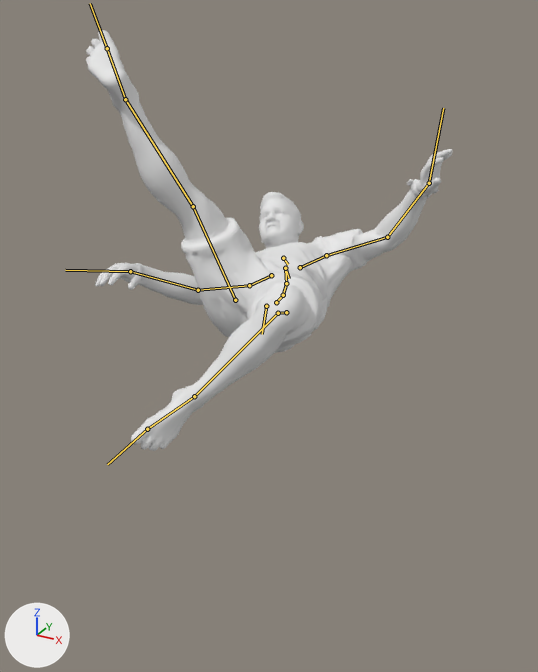
Renders of the glTF model frontend/public/futevolei/assets/models/gustavo-rig.glb from each side of a commit.
The view is the same before and after, from a 50 mm lens placed at (66.5, -119.8, 118.5), pointed at (1.3, -1.4, 59.2). The lights are fixed; the arrows at lower left show +X, +Y and +Z. The older version comes first. Both versions are drawn at frame 20 of the action 'shark'; the numbers are the values there. The bones that bend it are drawn over the model as lines.

Names of what the first picture shows: 'tripo_node_44ef8c69'.
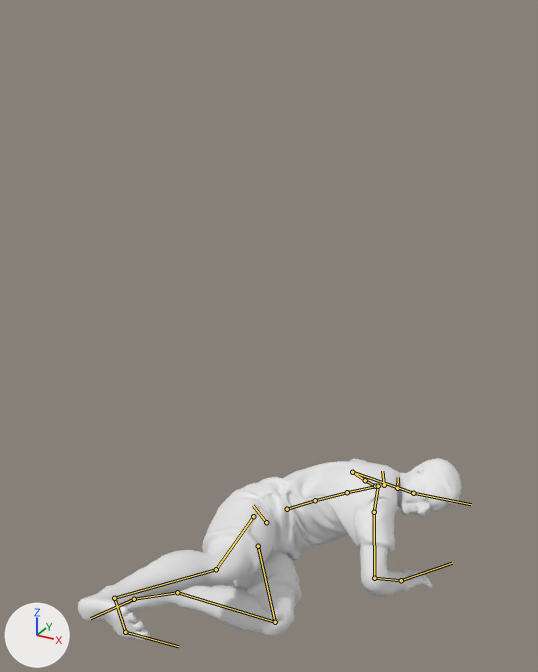
Where the change shows, as pixel boxes [x1, y1, x2, y2] in the pictures (538 x 672 px):
'tripo_node_44ef8c69', posed (56% shorter): before [86, 30, 453, 451]; after [78, 458, 462, 642]
bone 'mixamorigHips', root to tip: before (266, 306) to (262, 334); after (266, 522) to (253, 505)
bone 'mixamorigSpine', root to tip: before (276, 302) to (283, 295); after (287, 509) to (315, 500)
bone 'mixamorigSpine1', root to tip: before (283, 295) to (286, 283); after (315, 500) to (347, 492)
bone 'mixamorigSpine2', root to tip: before (286, 283) to (285, 269); after (347, 492) to (380, 485)
bone 'mixamorigNeck', root to tip: before (285, 268) to (289, 278); after (384, 485) to (382, 471)
bone 'mixamorigHead', root to tip: before (283, 258) to (288, 264); after (397, 488) to (398, 477)
bone 'mixamorigLeftShoulder', root to tip: before (300, 267) to (326, 255); after (375, 486) to (365, 480)
bone 'mixamorigLeftArm', root to tip: before (326, 255) to (387, 237); after (365, 480) to (352, 472)
bone 'mixamorigLeftForeArm', root to tip: before (387, 237) to (429, 183); after (352, 472) to (413, 493)
bone 'mixamorigLeftHand', root to tip: before (429, 183) to (443, 108); after (413, 493) to (471, 504)
bone 'mixamorigRightShoulder', root to tip: before (271, 275) to (249, 285); after (378, 486) to (374, 512)
bone 'mixamorigRightArm', root to tip: before (249, 285) to (198, 290); after (374, 512) to (374, 578)
bone 'mixamorigRightForeArm', root to tip: before (198, 290) to (130, 271); after (374, 578) to (401, 580)
bone 'mixamorigRightHand', root to tip: before (130, 271) to (65, 270); after (401, 580) to (452, 563)
bone 'mixamorigRightUpLeg', root to tip: before (235, 300) to (193, 206); after (253, 516) to (216, 569)
bone 'mixamorigRightLeg', root to tip: before (193, 206) to (125, 99); after (216, 569) to (114, 598)
bone 'mixamorigRightFoot', root to tip: before (125, 99) to (107, 48); after (114, 598) to (125, 632)
bone 'mixamorigRightToeBase', root to tip: before (107, 48) to (90, 3); after (125, 632) to (178, 646)
bone 'mixamorigLeftUpLeg', root to tip: before (286, 312) to (278, 313); after (258, 546) to (275, 622)
bone 'mixamorigLeftLeg', root to tip: before (278, 313) to (194, 396); after (275, 622) to (177, 592)
bone 'mixamorigLeftFoot', root to tip: before (194, 396) to (147, 429); after (177, 592) to (134, 599)
bone 'mixamorigLeftToeBase', root to tip: before (147, 429) to (107, 464); after (134, 599) to (90, 618)

The edits, one by one:
Bone 'mixamorigHips' (bone_mixamorighips) moves from (0.0, 50.9, 64.4) to (0.0, 50.9, 12.1).
Bone 'mixamorigHips' (bone_mixamorighips) turns from (-99, 6, 6) to (43, 73, 105) degrees about its own x, y and z.
Bone 'mixamorigSpine' (bone_mixamorigspine) turns from (5, -16, 8) to (21, 25, 7) degrees about its own x, y and z.
Bone 'mixamorigSpine1' (bone_mixamorigspine1) turns from (7, -4, 5) to (3, 6, 7) degrees about its own x, y and z.
Bone 'mixamorigSpine2' (bone_mixamorigspine2) turns from (7, -4, 5) to (3, 5, 7) degrees about its own x, y and z.
Bone 'mixamorigNeck' (bone_mixamorigneck) turns from (7, 0, 0) to (3, 1, -3) degrees about its own x, y and z.
Bone 'mixamorigHead' (bone_mixamorighead) turns from (23, 10, -3) to (13, -26, -44) degrees about its own x, y and z.
Bone 'mixamorigLeftShoulder' (bone_mixamorigleftshoulder) turns from (-2, 11, 20) to (-15, -5, -10) degrees about its own x, y and z.
Bone 'mixamorigLeftArm' (bone_mixamorigleftarm) turns from (-45, 0, -17) to (-62, -41, 54) degrees about its own x, y and z.
Bone 'mixamorigLeftForeArm' (bone_mixamorigleftforearm) turns from (-4, 3, 19) to (1, 4, 85) degrees about its own x, y and z.
Bone 'mixamorigLeftHand' (bone_mixamoriglefthand) turns from (-5, 34, 20) to (-7, 31, -25) degrees about its own x, y and z.
Bone 'mixamorigRightShoulder' (bone_mixamorigrightshoulder) turns from (23, -6, -16) to (0, -19, -45) degrees about its own x, y and z.
Bone 'mixamorigRightArm' (bone_mixamorigrightarm) turns from (-46, 7, -25) to (-38, 0, -28) degrees about its own x, y and z.
Bone 'mixamorigRightForeArm' (bone_mixamorigrightforearm) turns from (-5, -1, 5) to (1, -5, -81) degrees about its own x, y and z.
Bone 'mixamorigRightHand' (bone_mixamorigrighthand) turns from (34, -63, -17) to (-45, -46, 20) degrees about its own x, y and z.
Bone 'mixamorigRightUpLeg' (bone_mixamorigrightupleg) turns from (68, 20, -10) to (38, 7, -17) degrees about its own x, y and z.
Bone 'mixamorigRightLeg' (bone_mixamorigrightleg) turns from (-2, 11, -9) to (-31, 1, -5) degrees about its own x, y and z.
Bone 'mixamorigRightFoot' (bone_mixamorigrightfoot) turns from (-33, 17, -16) to (13, 4, -4) degrees about its own x, y and z.
Bone 'mixamorigRightToeBase' (bone_mixamorigrighttoebase) turns from (-24, -3, 0) to (14, 1, 1) degrees about its own x, y and z.
Bone 'mixamorigLeftUpLeg' (bone_mixamorigleftupleg) turns from (21, -27, -1) to (72, 3, -13) degrees about its own x, y and z.
Bone 'mixamorigLeftLeg' (bone_mixamorigleftleg) turns from (-104, -8, -1) to (-118, -2, -1) degrees about its own x, y and z.
Bone 'mixamorigLeftFoot' (bone_mixamorigleftfoot) turns from (-29, -10, -4) to (-17, -21, -11) degrees about its own x, y and z.
Bone 'mixamorigLeftToeBase' (bone_mixamoriglefttoebase) turns from (-3, 0, 0) to (-18, 2, 0) degrees about its own x, y and z.
